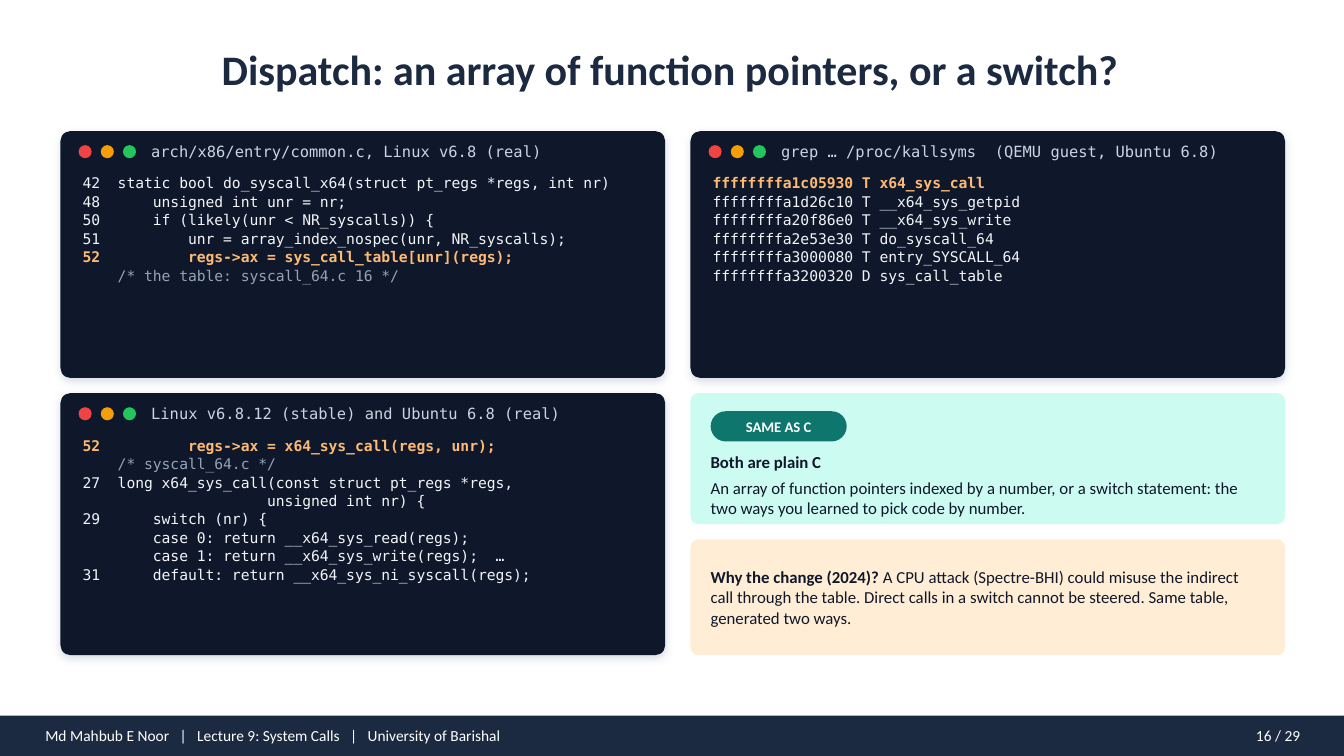
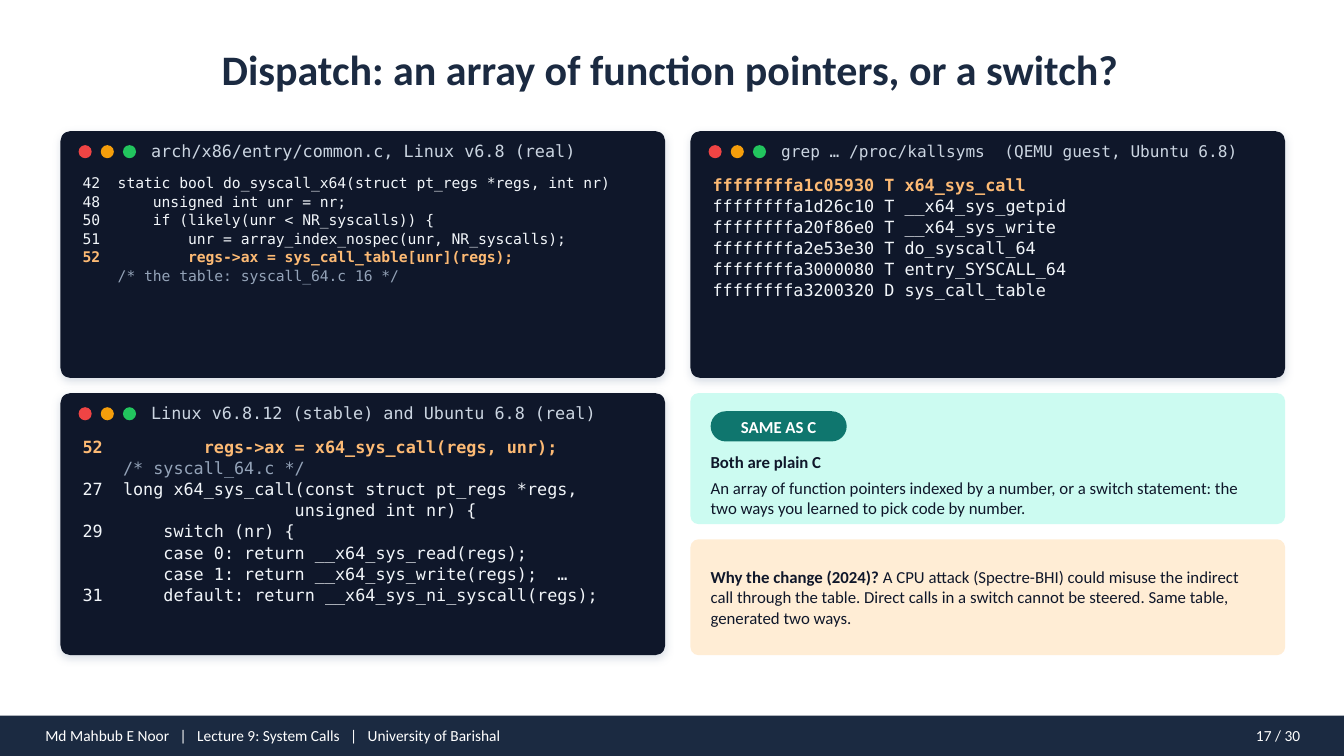
Before and after one commit to mahbubnoor/Introduction-to-system-programming, a slide deck: slide 17 of decks/lecture_09.pptx (slide 16 before the commit). Drawn at 1344x756 pixels with LibreOffice and Linux fonts; fonts in the diff are those of the drawing. Boxes give left, top, right and bottom in pixels: in the first picture for what was removed or moved away, otherwise in the second. Text is boxed around its words. In the diff, an @@ line names an element or a change of style, - is before the commit and + after.

```diff
--- a/decks/lecture_09.pptx
+++ b/decks/lecture_09.pptx
@@ text "arch/x86/entry/common.c, Linux v6.8 (real)" at (151,144,576,161): size 11 to 12 pt @@
@@ text "grep … /proc/kallsyms (QEMU guest, ..." at (781,144,1237,161): size 11 to 11.5 pt @@
@@ text "Linux v6.8.12 (stable) and Ubuntu ..." at (151,406,596,421): size 11 to 12 pt @@
@@ size 10.5 to 12 pt in 3 elements at (83,440,598,605), (713,178,1067,300), (741,422,816,433) @@
@@ text at (1256,731,1301,741): text changed @@
-16 / 29
+17 / 30
```
Also in this commit, not shown: 28 other slides changed, 1 slide added, 25 other files.
